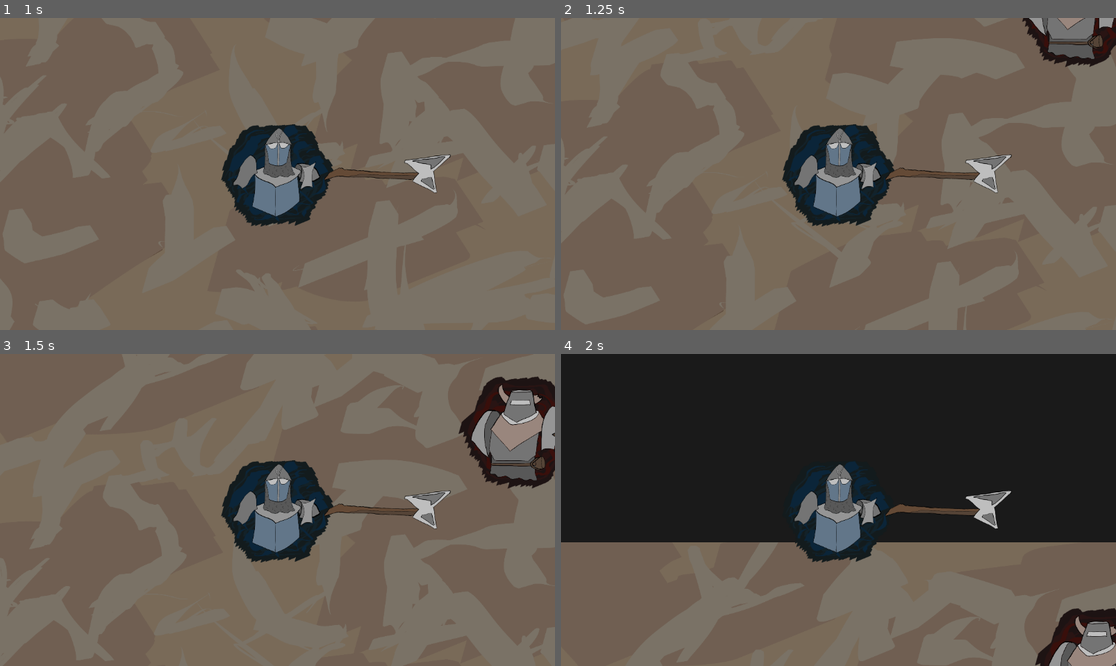
Above: before the commit, frames 1-4 (two rows, left to right).
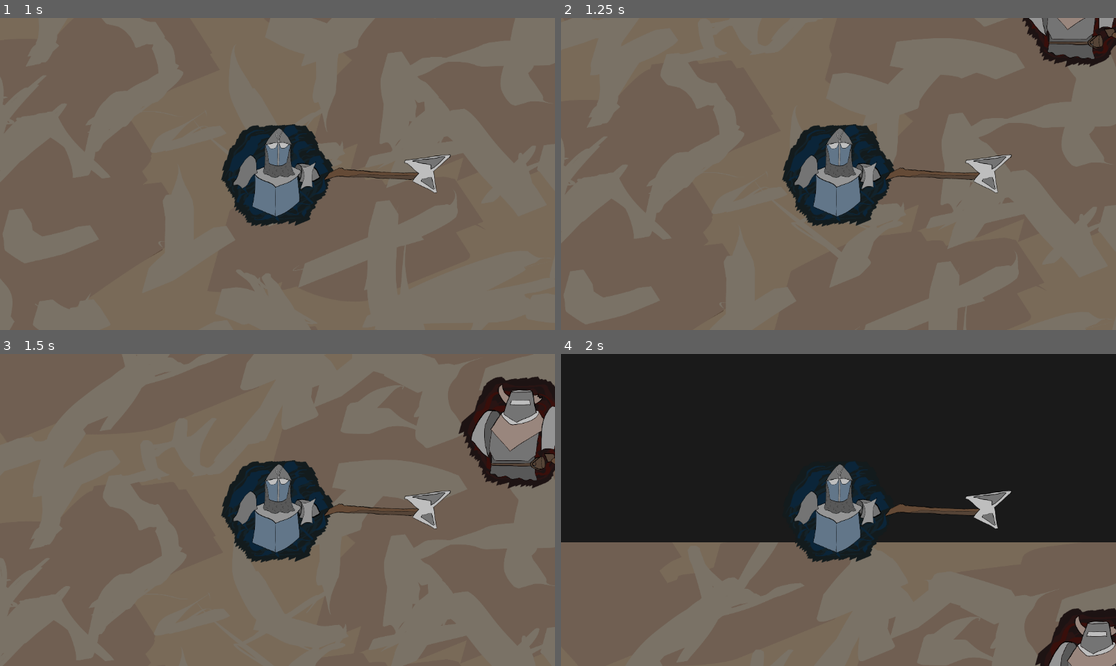
Above: after the commit, the same moments.

Repository: Wiolarz/Polyspear
Game: Godot game, scene res://help/FinishedGame.tscn
Same seed, same stepped clock (60 frames per second), same inputs: the game is played once before the commit and once after it.
Inputs:
- Up to frame 1 (1 s): tap Enter at 0.5 s; hold Up from 0.53 s (still down); tap S (KEY_DOWN) at 0.6 s
- Up to frame 2 (1.25 s): keep holding Up
- Up to frame 3 (1.5 s): keep holding Up; tap A (KEY_LEFT) at 1.35 s
- Up to frame 4 (2 s): keep holding Up

Frame 1 is identical in both runs. In frame 2, less than 0.1% of the frame differs, in the area x 97-100%, y 3-7%; in frame 3, less than 0.1%, in the area x 98-100%, y 25-36%; in frame 4, nothing differs.

Commit message:
basic_ai

Diff:
--- a/Scenes/enemy.gd
+++ b/Scenes/enemy.gd
@@ -9,6 +9,42 @@
 @onready var rotate_tool = $Weapon/WeaponBody
 
 
+@export var speed = 2
+
+
+@export var player : Node2D
+
+func _ready():
+	player = player.get_node("PlayerMovement")
+
+
+func _physics_process(_delta):
+
+	#direction
+	var p_direction = fmod(rad_to_deg(position.angle_to_point(player.global_position)) + 360, 360) # - 360
+	var current_rotation = fmod(rotate_tool.rotation_degrees + 360, 360)
+	var goal_direction = p_direction - current_rotation
+	#if goal_direction > 300:
+		#print(goal_direction)
+
+	print(goal_direction, "  ", p_direction, "   ", current_rotation)
+
+	#var cos = 360 - p_direction
+	if goal_direction > 180:
+		goal_direction *= -1
+	#if goal_direction + cos > abs(current_rotation - goal_direction):
+	#	goal_direction *= -1
+
+	rotate_tool.direction_change(clamp(goal_direction, -1, 1))
+
+
+	# movment
+	#move_tool.linear_velocity += move_tool.transform.y * clamp(player.global_position.x - move_tool.global_position.x, -1, 1) * speed
+
+	#move_tool.linear_velocity += move_tool.transform.x * clamp(player.global_position.y - move_tool.global_position.y, -1, 1) * speed
+
+
+
 
 
 
--- a/Scripts/Enemy_Weapon.gd
+++ b/Scripts/Enemy_Weapon.gd
@@ -1,11 +1,13 @@
 extends RigidBody2D
 
 
-# Called when the node enters the scene tree for the first time.
-func _ready():
-	pass # Replace with function body.
+@export var rotation_speed = 0.1
 
 
-# Called every frame. 'delta' is the elapsed time since the previous frame.
-func _process(delta):
-	pass
+var rotation_direction = 0
+
+func direction_change(value):
+	rotation_direction = value
+
+func _physics_process(_delta):
+	angular_velocity += rotation_direction * rotation_speed
--- a/Scripts/PlayerMovement.gd
+++ b/Scripts/PlayerMovement.gd
@@ -15,5 +15,4 @@
 
 
 func _physics_process(_delta):
-
 	get_input()
--- a/Scripts/Weapon.gd
+++ b/Scripts/Weapon.gd
@@ -15,7 +15,7 @@
 # List of all bodies that weapon has pierced
 var plunged_bodies = {}
 
-func _physics_process(delta):
+func _physics_process(_delta):
 	for body in plunged_bodies.keys():
 		var immune = clamp(0, plunged_bodies[body]["IMMUNE_TIMER"] - 1, immunity_frames)
 		plunged_bodies[body]["IMMUNE_TIMER"] = immune
--- a/help/FinishedGame.tscn
+++ b/help/FinishedGame.tscn
@@ -31,8 +31,9 @@
 
 [node name="Player" parent="." instance=ExtResource("5_j8n4m")]
 
-[node name="Enemy" parent="." instance=ExtResource("6_6u5ac")]
+[node name="Enemy" parent="." node_paths=PackedStringArray("player") instance=ExtResource("6_6u5ac")]
 position = Vector2(1237, -1370)
+player = NodePath("../Player")
 
 [node name="Menu" type="Node" parent="."]
 script = ExtResource("8_ntbbl")
Not shown: 1 places in help/FinishedGame.tscn that only renumber resources
